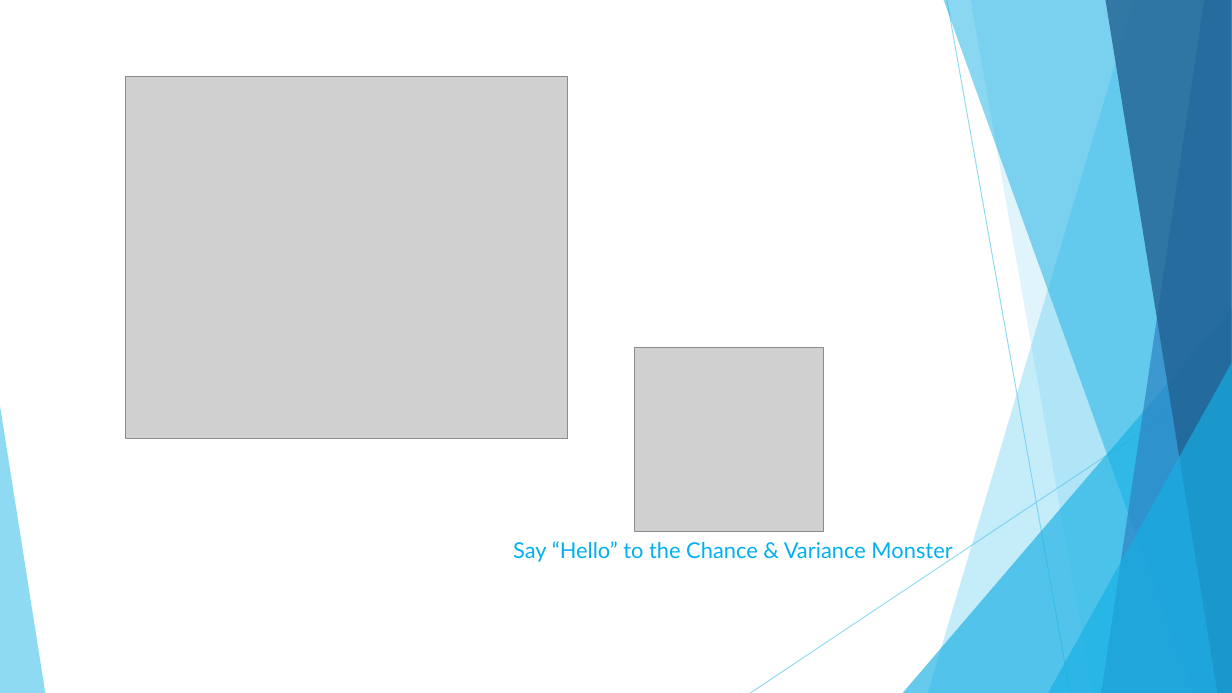
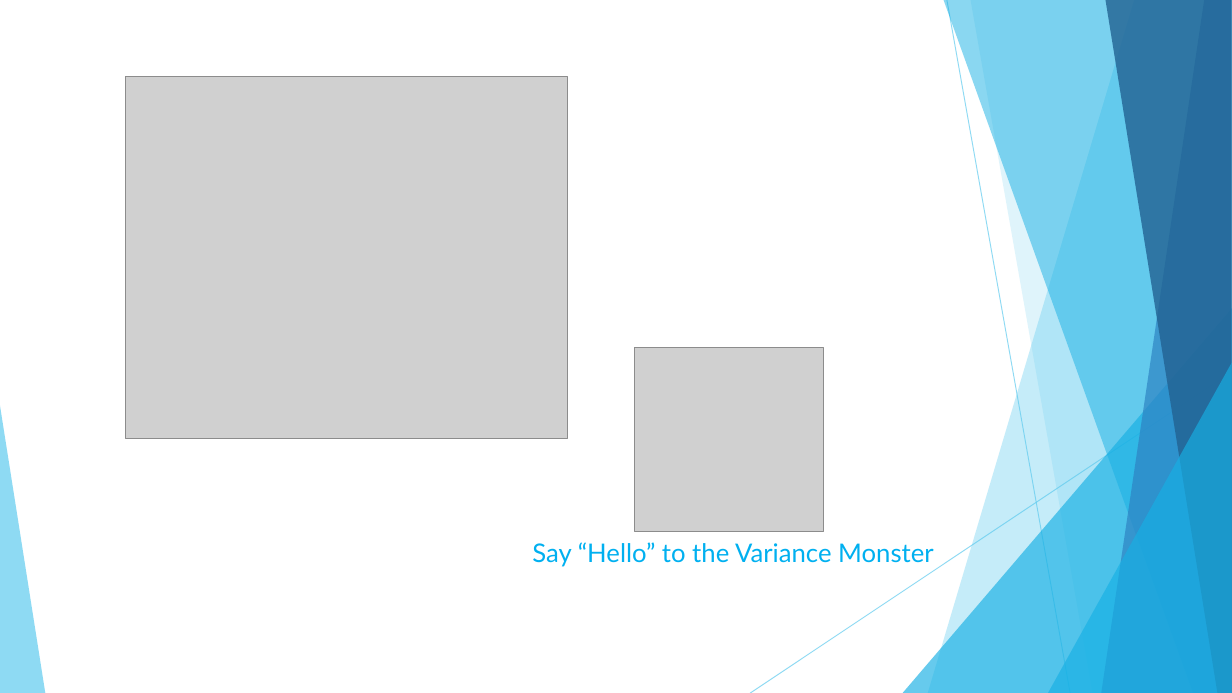
Before and after one commit to mydatastory/clinics, a slide deck: slide 12 of _toothpaste/toothpaste_story_clinic.pptx. Drawn at 1232x693 pixels with LibreOffice and Linux fonts; fonts in the diff are those of the drawing; grey boxes stand for pictures. Boxes give left, top, right and bottom in pixels: in the first picture for what was removed or moved away, otherwise in the second. Text is boxed around its words. In the diff, an @@ line names an element or a change of style, - is before the commit and + after.

```diff
--- a/_toothpaste/toothpaste_story_clinic.pptx
+++ b/_toothpaste/toothpaste_story_clinic.pptx
@@ text at (532,542,934,567): text changed; size 17 to 20 pt @@
-Say “Hello” to the Chance & Variance Monster
+Say “Hello” to the Variance Monster
```
Also in this commit, not shown: 1 other slide changed.
